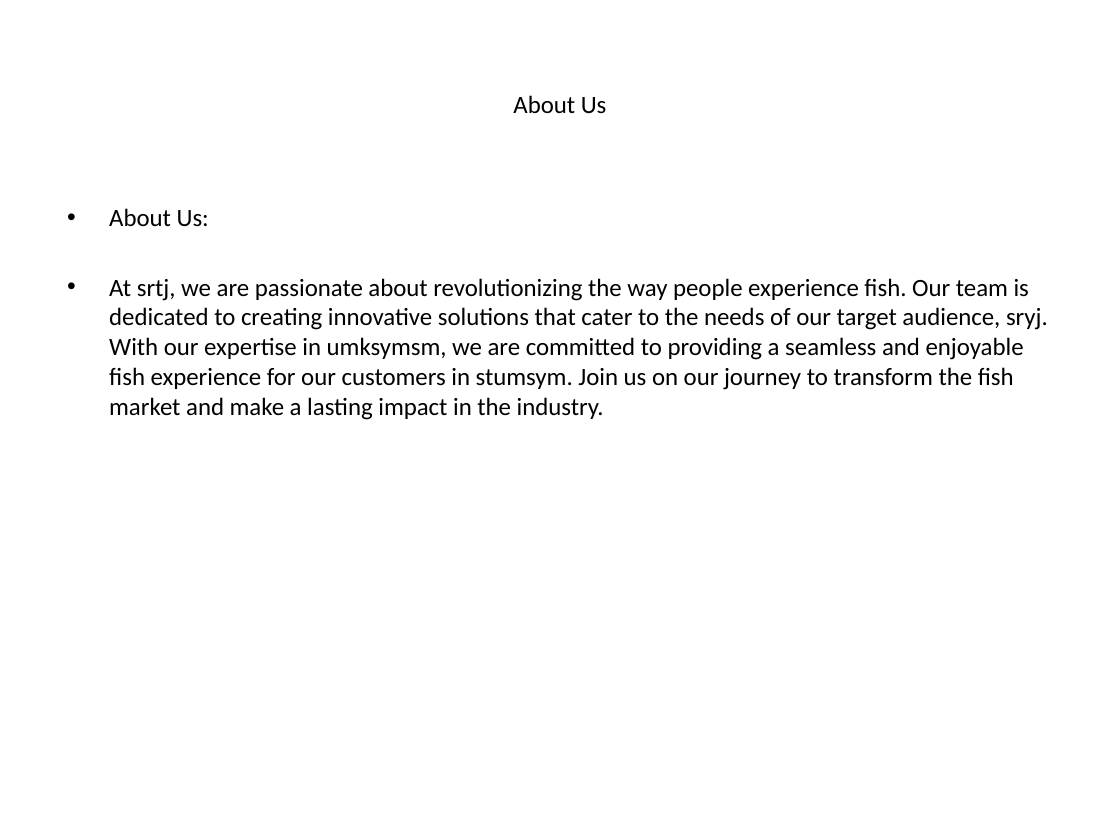
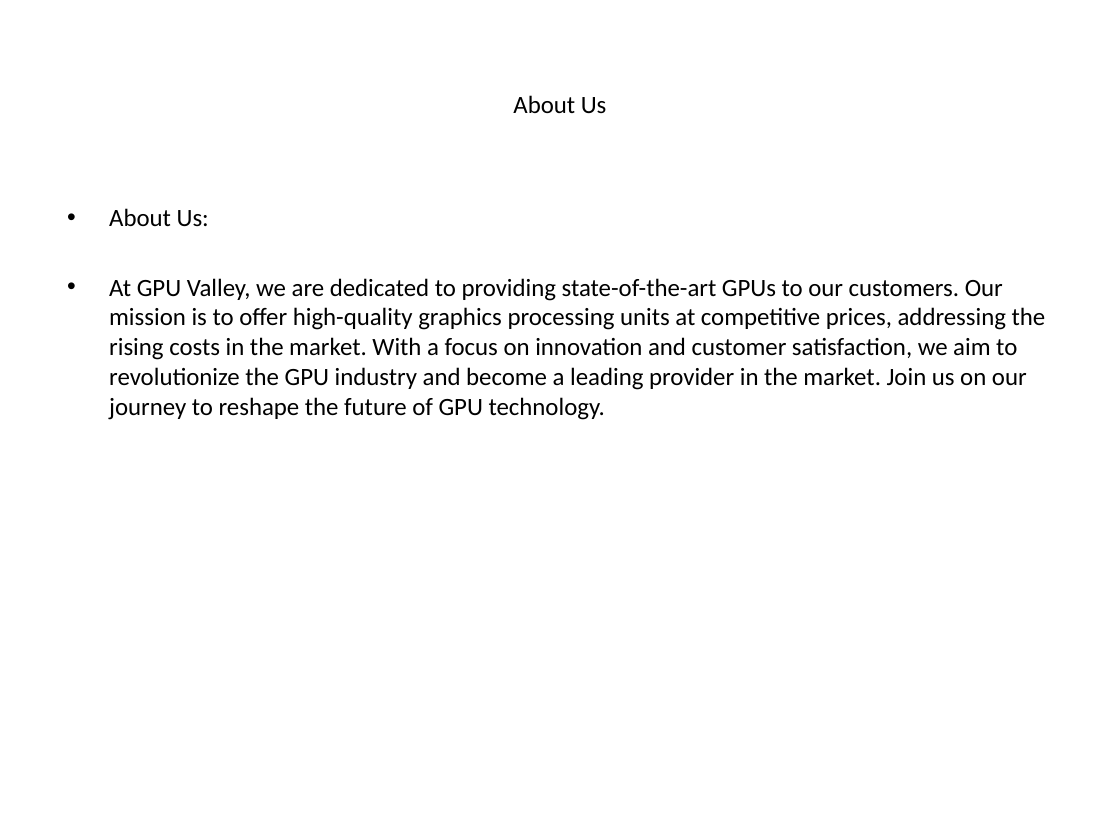
Before and after one commit to luhouyang/cantimagine, a slide deck: slide 2 of generated_ppt/_presentation.pptx. Drawn at 1120x840 pixels with LibreOffice and Linux fonts; fonts in the diff are those of the drawing. Boxes give left, top, right and bottom in pixels: in the first picture for what was removed or moved away, otherwise in the second. Text is boxed around its words. In the diff, an @@ line names an element or a change of style, - is before the commit and + after.

```diff
--- a/generated_ppt/_presentation.pptx
+++ b/generated_ppt/_presentation.pptx
@@ text at <box>109,278,1046,420</box>: text changed @@
-• At srtj, we are passionate about revolutionizing the way people experience fish. Our team is dedicated to creating innovative solutions that cater to the needs of our target audience, sryj. With our expertise in umksymsm, we are committed to providing a seamless and enjoyable fish experience for our customers in stumsym. Join us on our journey to transform the fish market and make a lasting impact in the industry.
+• At GPU Valley, we are dedicated to providing state-of-the-art GPUs to our customers. Our mission is to offer high-quality graphics processing units at competitive prices, addressing the rising costs in the market. With a focus on innovation and customer satisfaction, we aim to revolutionize the GPU industry and become a leading provider in the market. Join us on our journey to reshape the future of GPU technology.
```
Also in this commit, not shown: 4 other slides changed, 3 other files.
